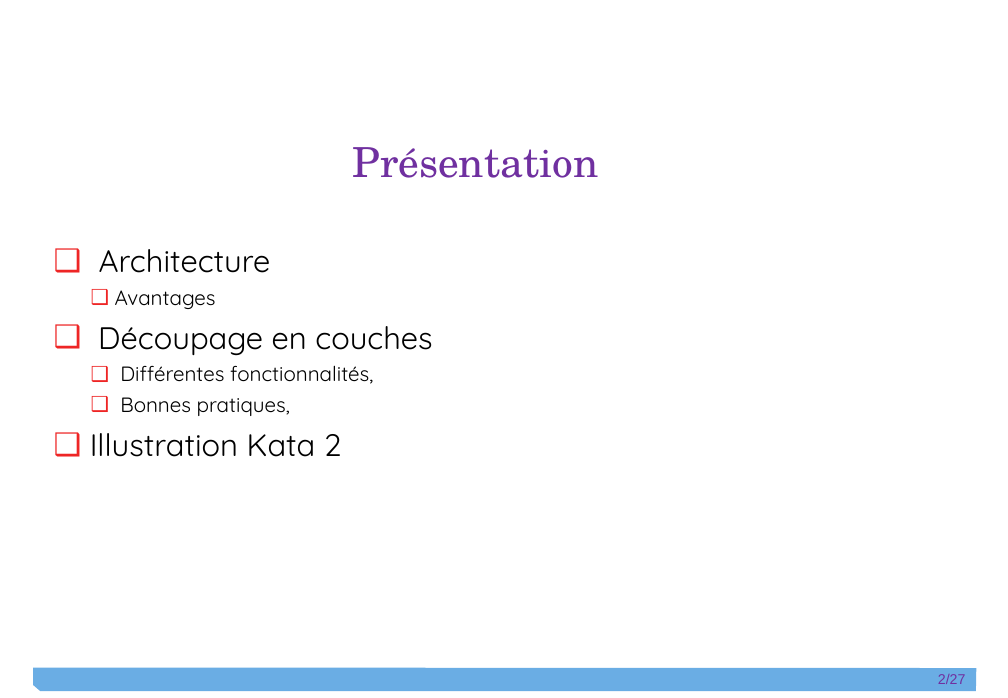
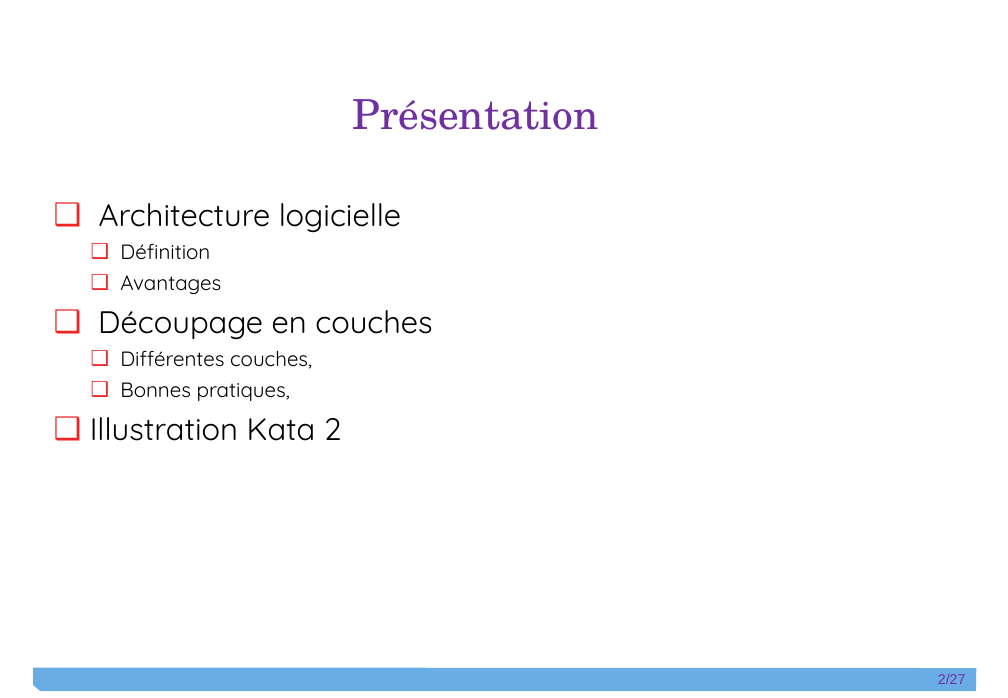
Before and after one commit to git-wylson/kata2, a slide deck: slide 2 of Wylson_Dibinga_Diapo.pptx. Drawn at 1008x698 pixels with LibreOffice and Linux fonts; fonts in the diff are those of the drawing. Boxes give left, top, right and bottom in pixels: in the first picture for what was removed or moved away, otherwise in the second. Text is boxed around its words. In the diff, an @@ line names an element or a change of style, - is before the commit and + after.

```diff
--- a/Wylson_Dibinga_Diapo.pptx
+++ b/Wylson_Dibinga_Diapo.pptx
@@ title "Présentation": place and size @@
-title "Présentation" at bbox=[352, 147, 598, 178]
+title "Présentation" at bbox=[352, 99, 598, 130]
@@ text "Architecture logicielle": place and size @@
-text "Architecture logicielle" at bbox=[90, 249, 432, 457]
+text "Architecture logicielle" at bbox=[90, 203, 432, 441]
@@ text at bbox=[99, 203, 401, 260]: text changed @@
-❑ Architecture
+❑ Architecture logicielle
+❑ Définition
@@ text at bbox=[120, 350, 312, 369]: text changed @@
-❑ Différentes fonctionnalités,
+❑ Différentes couches,
```
Also in this commit, not shown: 1 other slide changed, 2 slides added, 4 slides removed.
